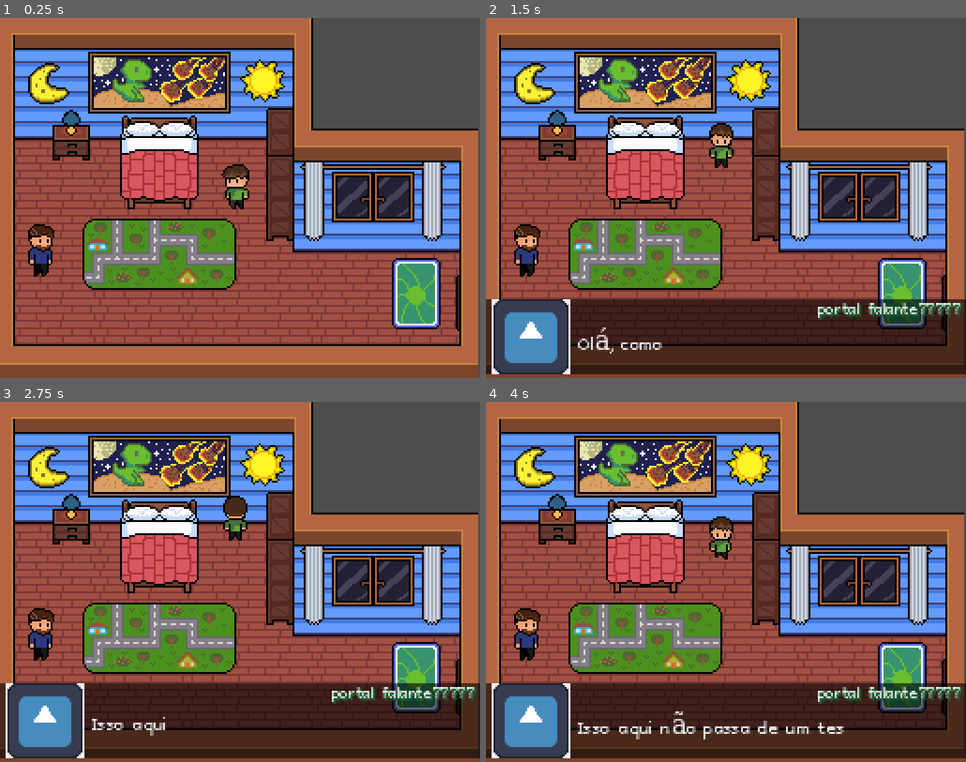
Above: before the commit, frames 1-4 (two rows, left to right).
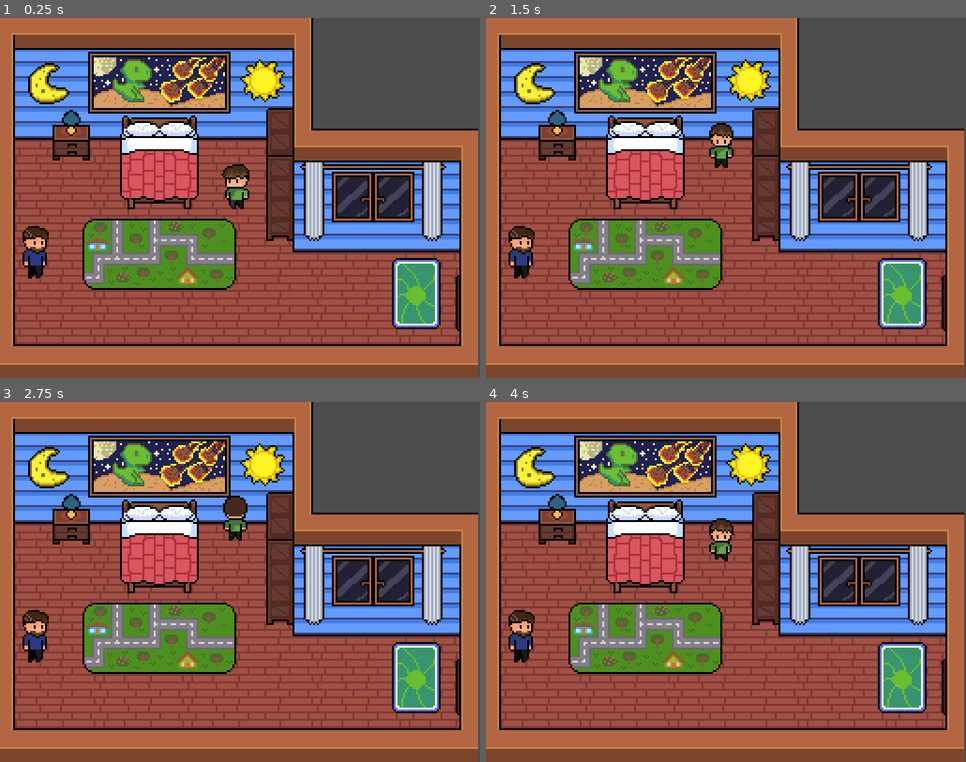
Above: after the commit, the same moments.

Repository: c-salviato/hardwaregame
Game: Godot game, scene res://Fases/FaseInicial.tscn
Same seed, same stepped clock (60 frames per second), same inputs: the game is played once before the commit and once after it. The engine's default icon, where the game draws it, is replaced by a stand-in: a white triangle on a blue panel in a dark square.
Inputs:
- Up to frame 1 (0.25 s): no input
- Up to frame 2 (1.5 s): tap Enter (ui_accept) at 0.5, 0.77, 1.07 s; hold W (andar_cima) 0.53-1.28 s; tap E (interagir) at 0.6 s; tap Space (ui_select) at 0.8, 1.35 s; hold S (andar_baixo) from 1.28 s (still down)
- Up to frame 3 (2.75 s): tap Enter (ui_accept) at 1.52, 1.55, 1.82, 2.1 s; release S (andar_baixo) at 2.03 s; hold W (andar_cima) from 2.03 s (still down); tap E (interagir) at 2.3 s
- Up to frame 4 (4 s): tap D (andar_dir) at 2.85 s; tap Enter (ui_accept) at 3.02, 3.32, 3.77, 3.8 s; tap Space (ui_select) at 3.05 s; release W (andar_cima) at 3.53 s; hold S (andar_baixo) from 3.53 s (still down); tap A (andar_esq) at 3.6 s

The runs differ from the first frame. In frame 1, 0.6% of the frame differs, in the area x 4-12%, y 57-73%; in frame 2, 21%; in frame 3, 21%; in frame 4, 21%, in the area x 0-100%, y 31-99%.

Commit message:
ajustado os dialogos para o cenário do lobby i
ajustei os diálogos para só serem acessados quando interagir com o pai, além disso, criei colisão para o pai e o portal, e melhorei o sistema de interação com o portal e o pai

Diff:
--- a/techquest/Fases/FaseInicial.tscn
+++ b/techquest/Fases/FaseInicial.tscn
@@ -4,6 +4,7 @@
 [ext_resource type="Texture2D" uid="uid://dkox5lf6xqgd1" path="res://assets/sprites/cenas/lobby/sprite_cena01.png" id="2_tj21c"]
 [ext_resource type="Script" uid="uid://ckthv0iplhm21" path="res://scripts/player/player.gd" id="3_2ipsw"]
 [ext_resource type="Texture2D" uid="uid://ueqrbee0c2vy" path="res://assets/sprites/player/animacoes_player.png" id="4_xfxak"]
+[ext_resource type="Script" uid="uid://jvtwt43dyje8" path="res://scripts/dialogo/dialogoPai.gd" id="5_db4v7"]
 [ext_resource type="Texture2D" uid="uid://bpcub4qjuxctx" path="res://assets/sprites/cenas/lobby/objetos_de_cena/sprite_dad.png" id="5_tj21c"]
 [ext_resource type="Texture2D" uid="uid://dyw6hurtw4bcj" path="res://assets/sprites/cenas/lobby/objetos_de_cena/spritesheet_portal.png" id="6_2ipsw"]
 [ext_resource type="Script" uid="uid://h0htxp6xebsf" path="res://scripts/Lobby/portal/portal.gd" id="6_xfxak"]
@@ -144,7 +145,10 @@
 size = Vector2(20, 15)
 
 [sub_resource type="RectangleShape2D" id="RectangleShape2D_2ipsw"]
-size = Vector2(14, 28)
+size = Vector2(31, 44)
+
+[sub_resource type="RectangleShape2D" id="RectangleShape2D_db4v7"]
+size = Vector2(16, 28)
 
 [sub_resource type="AtlasTexture" id="AtlasTexture_db4v7"]
 atlas = ExtResource("6_2ipsw")
@@ -176,11 +180,13 @@
 }]
 
 [sub_resource type="RectangleShape2D" id="RectangleShape2D_o2tcx"]
-size = Vector2(24, 36)
-
-[node name="FaseInicial" type="Node2D" unique_id=1229129315 node_paths=PackedStringArray("_hud")]
+size = Vector2(43, 45)
+
+[sub_resource type="RectangleShape2D" id="RectangleShape2D_n0w85"]
+size = Vector2(24, 35)
+
+[node name="FaseInicial" type="Node2D" unique_id=1229129315]
 script = ExtResource("1_p1far")
-_hud = NodePath("HUD")
 
 [node name="SpriteCena01" type="Sprite2D" parent="." unique_id=1595667187]
 position = Vector2(127, 96)
@@ -201,7 +207,7 @@
 shape = SubResource("RectangleShape2D_b87gc")
 
 [node name="StaticBody2D" type="StaticBody2D" parent="." unique_id=1014752668]
-position = Vector2(-5, 47)
+position = Vector2(-7, 48)
 
 [node name="CollisionShape2D6" type="CollisionShape2D" parent="StaticBody2D" unique_id=1731902977]
 position = Vector2(137.5, 137)
@@ -235,17 +241,26 @@
 position = Vector2(44, 8.5)
 shape = SubResource("RectangleShape2D_5wwro")
 
-[node name="HUD" type="CanvasLayer" parent="." unique_id=1122236923]
-
-[node name="Pai" type="CharacterBody2D" parent="." unique_id=607680653]
-position = Vector2(22, 124)
-wall_min_slide_angle = 0.26703537
+[node name="Pai" type="Area2D" parent="." unique_id=1380738822]
+position = Vector2(18, 126)
+script = ExtResource("5_db4v7")
+
+[node name="ColiInteracaoPai" type="CollisionShape2D" parent="Pai" unique_id=719355964]
+position = Vector2(8.5, -9)
+shape = SubResource("RectangleShape2D_2ipsw")
 
 [node name="SpriteDad" type="Sprite2D" parent="Pai" unique_id=1078922849]
+position = Vector2(1, -1)
 texture = ExtResource("5_tj21c")
 
-[node name="CollisionShape2D" type="CollisionShape2D" parent="Pai" unique_id=719355964]
-shape = SubResource("RectangleShape2D_2ipsw")
+[node name="HUD" type="CanvasLayer" parent="Pai" unique_id=1122236923]
+
+[node name="StaticBody2D" type="StaticBody2D" parent="Pai" unique_id=822534450]
+position = Vector2(-4, 2)
+
+[node name="ColiPai" type="CollisionShape2D" parent="Pai/StaticBody2D" unique_id=1197584582]
+position = Vector2(5, -3)
+shape = SubResource("RectangleShape2D_db4v7")
 
 [node name="Portal" type="Area2D" parent="." unique_id=526402990]
 position = Vector2(222, 147)
@@ -255,7 +270,14 @@
 [node name="AnimatedSprite2D" type="AnimatedSprite2D" parent="Portal" unique_id=672576649]
 sprite_frames = SubResource("SpriteFrames_r6yeg")
 
-[node name="ColiPortal" type="CollisionShape2D" parent="Portal" unique_id=1559382659]
+[node name="ColiInteracaoPortal" type="CollisionShape2D" parent="Portal" unique_id=1559382659]
+position = Vector2(-9.5, 2.5)
 shape = SubResource("RectangleShape2D_o2tcx")
 
 [node name="CanvasLayer" type="CanvasLayer" parent="Portal" unique_id=1034233893]
+
+[node name="StaticBody2D" type="StaticBody2D" parent="Portal" unique_id=537202385]
+
+[node name="ColisaoPortal" type="CollisionShape2D" parent="Portal/StaticBody2D" unique_id=1239168261]
+position = Vector2(0, -0.5)
+shape = SubResource("RectangleShape2D_n0w85")
--- a/techquest/scripts/Lobby/fase_inicial.gd
+++ b/techquest/scripts/Lobby/fase_inicial.gd
@@ -1,32 +1,2 @@
 extends Node2D
 class_name LevelInical
-const _DIALOG_SCREEN: PackedScene = preload("res://EstruturasTSCN/DialogScreen.tscn")
-#aqui a gente cria os diálogos
-var _dialog_data: Dictionary ={
-	0:{
-			"faceset": "res://icon.svg",
-			"dialog": "Olá, como você está?",
-			"title": "portal falante?????"
-	},
-	1:{
-			"faceset": "res://icon.svg",
-			"dialog": "Isso aqui não passa de um teste...",
-			"title": "portal falante?????"
-	},
-	2:{
-			"faceset": "res://icon.svg",
-			"dialog": "Como o mundo é louco, um portal falante",
-			"title": "portal falante?????"
-	}
-}
-@export_category("Objects")
-@export var _hud: CanvasLayer=null
-var _dialogo_ativo = null
-func _process(delta: float) -> void:
-	if _dialogo_ativo != null:
-		return
-	if Input.is_action_just_pressed("ui_select"):
-		_dialogo_ativo = _DIALOG_SCREEN.instantiate()
-		_dialogo_ativo.data = _dialog_data
-		_dialogo_ativo.tree_exited.connect(func(): _dialogo_ativo = null)
-		_hud.add_child(_dialogo_ativo)
--- /dev/null
+++ b/techquest/scripts/dialogo/dialogoPai.gd
@@ -0,0 +1,110 @@
+extends Area2D
+
+const DIALOG_SCREEN = preload("res://EstruturasTSCN/DialogScreen.tscn")
+
+
+@onready var hud = $HUD
+
+var dialog_data = {
+	0:{
+		"faceset": "res://icon.svg",
+		"dialog": "Papai, o que é isso?",
+		"title": "Filho"
+	},
+	1:{
+		"faceset": "res://icon.svg",
+		"dialog": "Isso é um gabinete, filho.",
+		"title": "Pai"
+	},
+	2:{
+		"faceset": "res://icon.svg",
+		"dialog": "É aqui que ficam as peças do computador",
+		"title": "Pai"
+	},
+	3:{
+		"faceset": "res://icon.svg",
+		"dialog": "Cada peça tem uma função importante.",
+		"title": "Pai"
+	},
+	4:{
+		"faceset": "res://icon.svg",
+		"dialog": "Algumas ajudam o computador a funcionar",
+		"title": "Pai"
+	},
+	5:{
+		"faceset": "res://icon.svg",
+		"dialog": "já outras guardam informações",
+		"title": "Pai"
+	},
+	6:{
+		"faceset": "res://icon.svg",
+		"dialog": "e algumas fazem as imagens aparecerem na tela.",
+		"title": "Pai"
+	},
+	7:{
+		"faceset": "res://icon.svg",
+		"dialog": "Quando todas estão juntas, o computador funciona",
+		"title": "Pai"
+	},
+	8:{
+		"faceset": "res://icon.svg",
+		"dialog": "Uau! Isso é muito legal.",
+		"title": "Filho"
+	},
+	9:{
+		"faceset": "res://icon.svg",
+		"dialog": "É sim! Mas ainda faltam algumas peças.",
+		"title": "Pai"
+	},
+	10:{
+		"faceset": "res://icon.svg",
+		"dialog": "Preciso da sua ajuda para resolver mistérios",
+		"title": "Pai"
+	},
+	11:{
+		"faceset": "res://icon.svg",
+		"dialog": "e encontrá-las para montar o computador.",
+		"title": "Pai"
+	},
+	12:{
+		"faceset": "res://icon.svg",
+		"dialog": "Pode deixar comigo, papai!",
+		"title": "Filho"
+	}
+}
+
+var player_perto := false
+var dialogo_ativo = null
+
+func _ready():
+	print("Pai:", self)
+	print("Pai parent:", get_parent())
+	print("HUD:", hud)
+
+	body_entered.connect(_on_body_entered)
+	body_exited.connect(_on_body_exited)
+
+func _process(_delta):
+	if !player_perto:
+		return
+
+	if dialogo_ativo != null:
+		return
+
+	if Input.is_action_just_pressed("interagir"):
+		dialogo_ativo = DIALOG_SCREEN.instantiate()
+		dialogo_ativo.data = dialog_data
+
+		dialogo_ativo.tree_exited.connect(func():
+			dialogo_ativo = null
+		)
+
+		hud.add_child(dialogo_ativo)
+
+func _on_body_entered(body):
+	if body.name == "Player":
+		player_perto = true
+
+func _on_body_exited(body):
+	if body.name == "Player":
+		player_perto = false
--- a/techquest/scripts/dialogo/tela_dialogo.gd
+++ b/techquest/scripts/dialogo/tela_dialogo.gd
@@ -18,12 +18,12 @@
 
 func _process(delta: float) -> void:
 	#se apertar enter e o dialogo n estiver 100% visivel, a gente diminue o tempo do step pra acelerar
-	if Input.is_action_just_pressed("ui_accept") and _dialogo.visible_ratio <1:
+	if Input.is_action_just_pressed("interagir") and _dialogo.visible_ratio <1:
 		_step = 0.01
 		return
 	_step = 0.05
 	#pula pro próximo diálogo
-	if Input.is_action_just_pressed("ui_accept"):
+	if Input.is_action_just_pressed("interagir"):
 		_id+=1
 		#mata o objeto do dialogo
 		if _id == data.size():
Not shown: 3 places in techquest/EstruturasTSCN/DialogScreen.tscn that only renumber resources
Not shown, added: techquest/scripts/dialogo/dialogoPai.gd.uid
